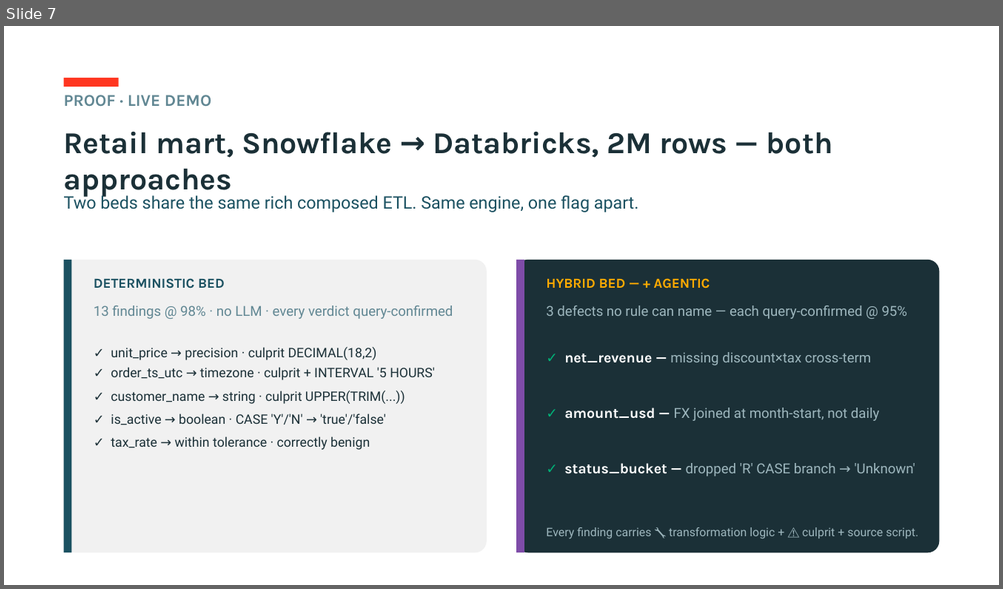
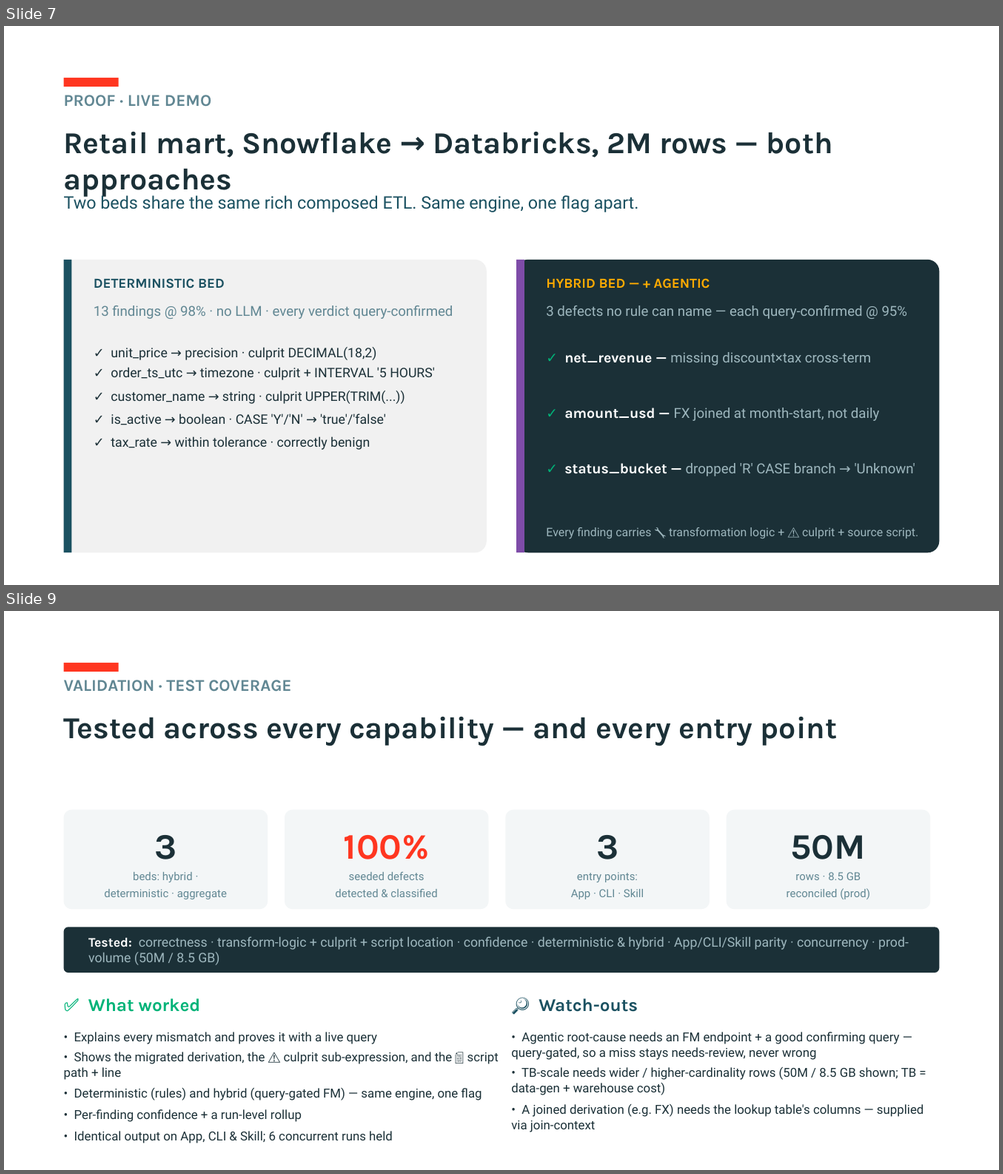
Before and after one commit to ankitad-db/lakebridge-rca, a slide deck: docs/ReconResolve_Leadership.pptx. Shown one above the other, each under a label of ours: slide 7 before the commit, slides 7 and 9 after it; the slides between them are not shown. The pictures are 1003x589 and 1003x1174 pixels, drawn with LibreOffice and Linux fonts; fonts in the diff are those of the drawing. Boxes give left, top, right and bottom in pixels: in the first picture for what was removed or moved away, otherwise in the second. Text is boxed around its words. In the diff, an @@ line names an element or a change of style, - is before the commit and + after.

Commit message:
Deck +2 slides (Validation coverage, Capability matrix — all entry points); prod-volume benchmark (50M/17GB)
- Deck now 11 slides: added a Test-coverage/validation summary (metric tiles + tested band +
  what-worked / watch-outs) and a Capability-status matrix (Capability · Status · What works ·
  Entry points = App·CLI·Skill), styled to the Field-Eng template.
- Benchmark slide + BENCHMARKS.md §4a: prod-volume proof — 50M WIDE high-cardinality rows =
  8.46 GB stored/table (~17 GB); reconcile 1,637 s (~27 min), deterministic RCA ~97 s (sample-
  bounded), with 🔧/📄/⚠️ rendered at scale. Adds build_xl_bed.py + xl_target.sql.

```diff
--- a/docs/ReconResolve_Leadership.pptx
+++ b/docs/ReconResolve_Leadership.pptx
@@ slide 9 added at (x1=4, y1=611, x2=999, y2=1170), background #FFFFFF @@
@@ rectangle added at (x1=64, y1=663, x2=119, y2=672), fill #FF3620 @@
@@ text added at (x1=64, y1=680, x2=291, y2=692), 12 pt, text #618793, bold @@
+VALIDATION · TEST COVERAGE
@@ text added at (x1=64, y1=716, x2=836, y2=746), 22 pt, text #1B3037, bold @@
+Tested across every capability — and every entry point
@@ rounded rectangle added at (x1=64, y1=810, x2=267, y2=909), fill #F3F6F7 @@
@@ rounded rectangle added at (x1=284, y1=810, x2=489, y2=909), fill #F3F6F7 @@
@@ rounded rectangle added at (x1=505, y1=810, x2=709, y2=909), fill #F3F6F7 @@
@@ rounded rectangle added at (x1=726, y1=810, x2=930, y2=909), fill #F3F6F7 @@
@@ text added at (x1=154, y1=835, x2=176, y2=860), 26 pt, text #1B3037, bold @@
+3
@@ text added at (x1=344, y1=835, x2=430, y2=860), 26 pt, text #FF3620, bold @@
+100%
@@ text added at (x1=596, y1=835, x2=618, y2=860), 26 pt, text #1B3037, bold @@
+3
@@ text added at (x1=791, y1=835, x2=865, y2=860), 26 pt, text #1B3037, bold @@
+50M
@@ text added at (x1=104, y1=872, x2=227, y2=900), 8 pt, text #618793 @@
+beds: hybrid ·
+deterministic · aggregate
@@ text added at (x1=335, y1=871, x2=437, y2=897), 8 pt, text #618793 @@
+seeded defects
+detected & classified
@@ text added at (x1=571, y1=872, x2=643, y2=900), 8 pt, text #618793 @@
+entry points:
+App · CLI · Skill
@@ text added at (x1=786, y1=872, x2=870, y2=900), 8 pt, text #618793 @@
+rows · 8.5 GB
+reconciled (prod)
@@ rounded rectangle added at (x1=64, y1=927, x2=939, y2=973), fill #1B3037 @@
@@ text added at (x1=88, y1=937, x2=908, y2=965), 9.5 pt, text #9EB7BE @@
+Tested: correctness · transform-logic + culprit + script location · confidence · deterministic & hybrid · App/CLI/Skill parity · concurrency · prod-volume (50M / 8.5 GB)
@@ text added at (x1=88, y1=999, x2=201, y2=1012), 13 pt, text #00B378, bold @@
+✅ What worked
@@ text added at (x1=538, y1=999, x2=637, y2=1012), 13 pt, text #1B5161, bold @@
+🔎 Watch-outs
@@ text added at (x1=64, y1=1032, x2=498, y2=1144), 9 pt, text #1B3037 @@
+• Explains every mismatch and proves it with a live query
+• Shows the migrated derivation, the ⚠️ culprit sub-expression, and the 📄 script path + line
+• Deterministic (rules) and hybrid (query-gated FM) — same engine, one flag
+• Per-finding confidence + a run-level rollup
+• Identical output on App, CLI & Skill; 6 concurrent runs held
@@ text added at (x1=511, y1=1032, x2=923, y2=1133), 9 pt, text #1B3037 @@
+• Agentic root-cause needs an FM endpoint + a good confirming query — query-gated, so a miss stays needs-review, never wrong
+• TB-scale needs wider / higher-cardinality rows (50M / 8.5 GB shown; TB = data-gen + warehouse cost)
+• A joined derivation (e.g. FX) needs the lookup table's columns — supplied via join-context
```
Also in this commit, not shown: 1 slide changed, 1 other slide added, 4 other files.
